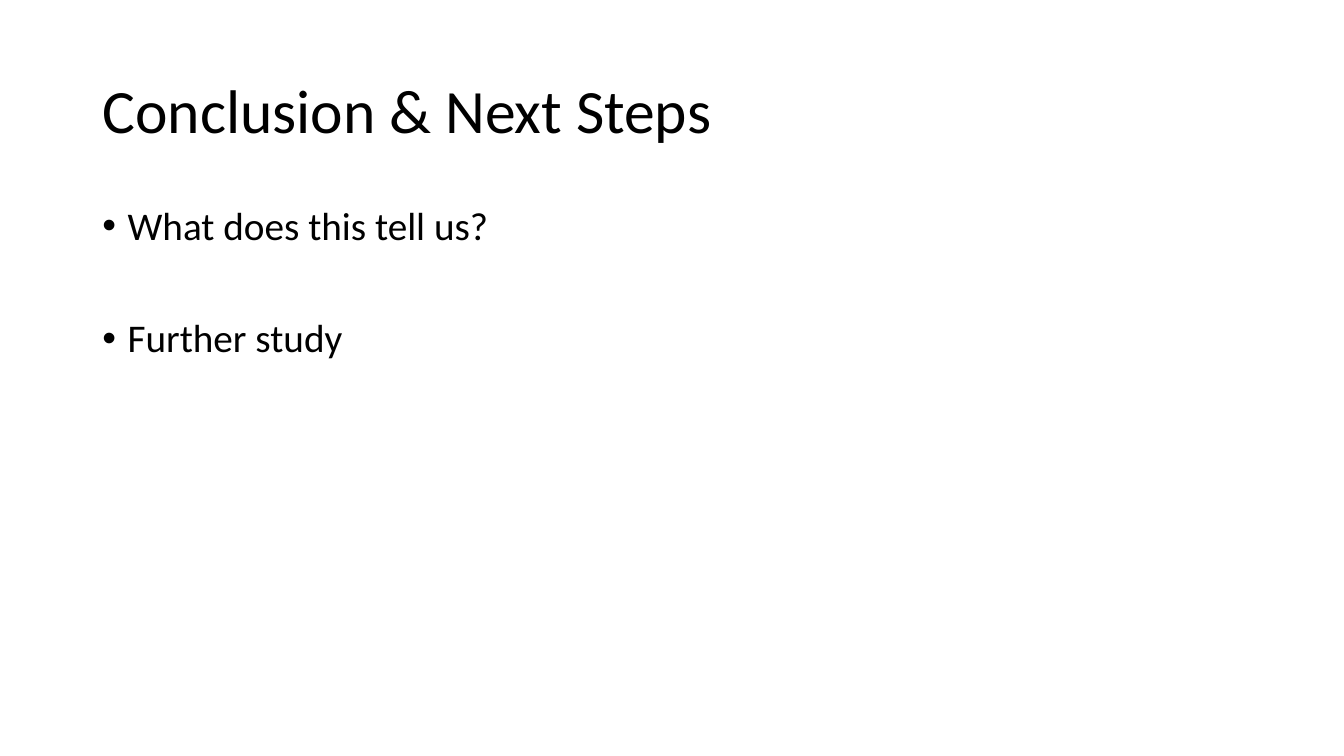
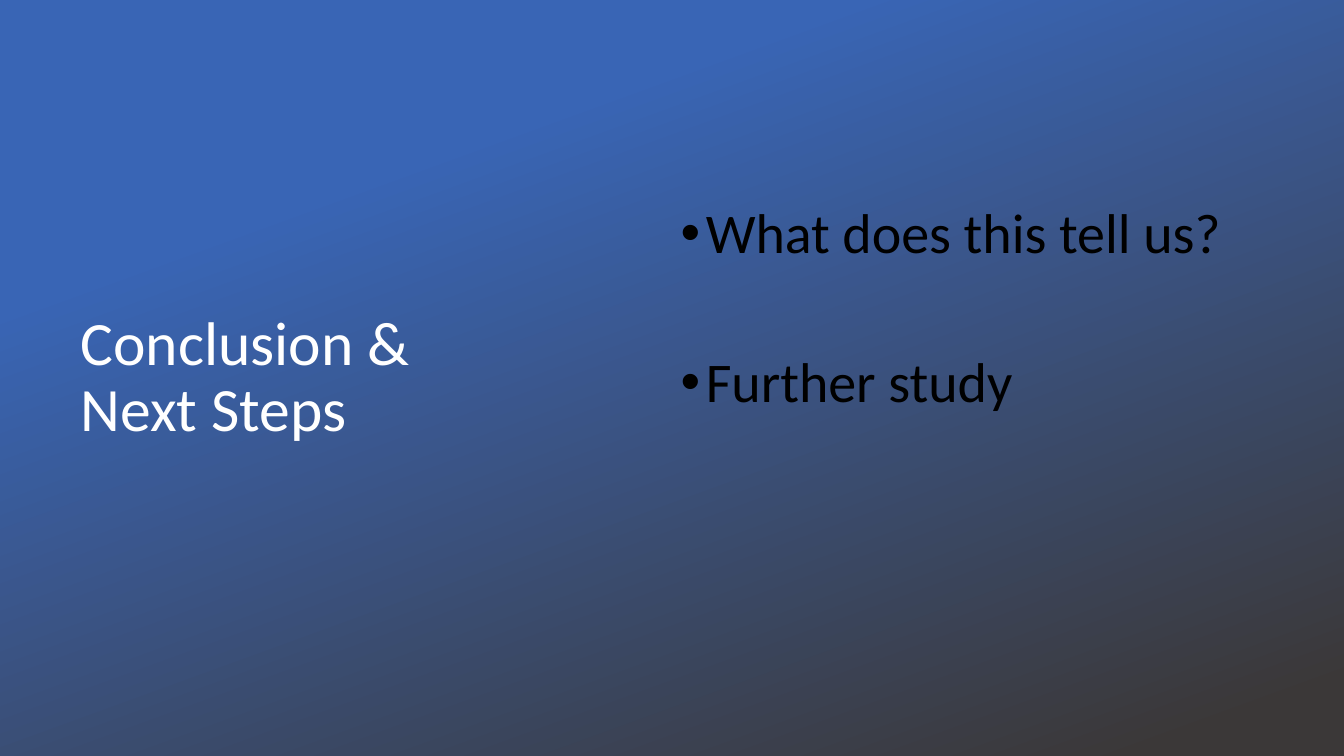
Before and after one commit to dougtheeconomist/Taxes-Maketh-The-Economy-, a slide deck: slide 7 of study_presentation.pptx. Drawn at 1344x756 pixels with LibreOffice and Linux fonts; fonts in the diff are those of the drawing; background and template pictures are left out. Boxes give left, top, right and bottom in pixels: in the first picture for what was removed or moved away, otherwise in the second. Text is boxed around its words. In the diff, an @@ line names an element or a change of style, - is before the commit and + after.

```diff
--- a/study_presentation.pptx
+++ b/study_presentation.pptx
@@ rectangle added at [0, 0, 1344, 756], fill gradient #3965B5 to #3B3838 @@
@@ text "What does this tell us?": place and size @@
-text "What does this tell us?" at [128, 212, 488, 359]
+text "What does this tell us?" at [706, 214, 1220, 411]
@@ text "What does this tell us?" at [706, 214, 1220, 411]: size 28 to 40 pt; vertical alignment top to middle @@
@@ title "Conclusion & Next Steps": place and size @@
-title "Conclusion & Next Steps" at [102, 90, 711, 143]
+title "Conclusion & Next Steps" at [81, 322, 354, 441]
@@ title "Conclusion & Next Steps" at [81, 322, 354, 441]: text colour #000000 to #FFFFFF @@
```
Also in this commit, not shown: 2 other slides changed, 2 slides added, 2 slides removed.
